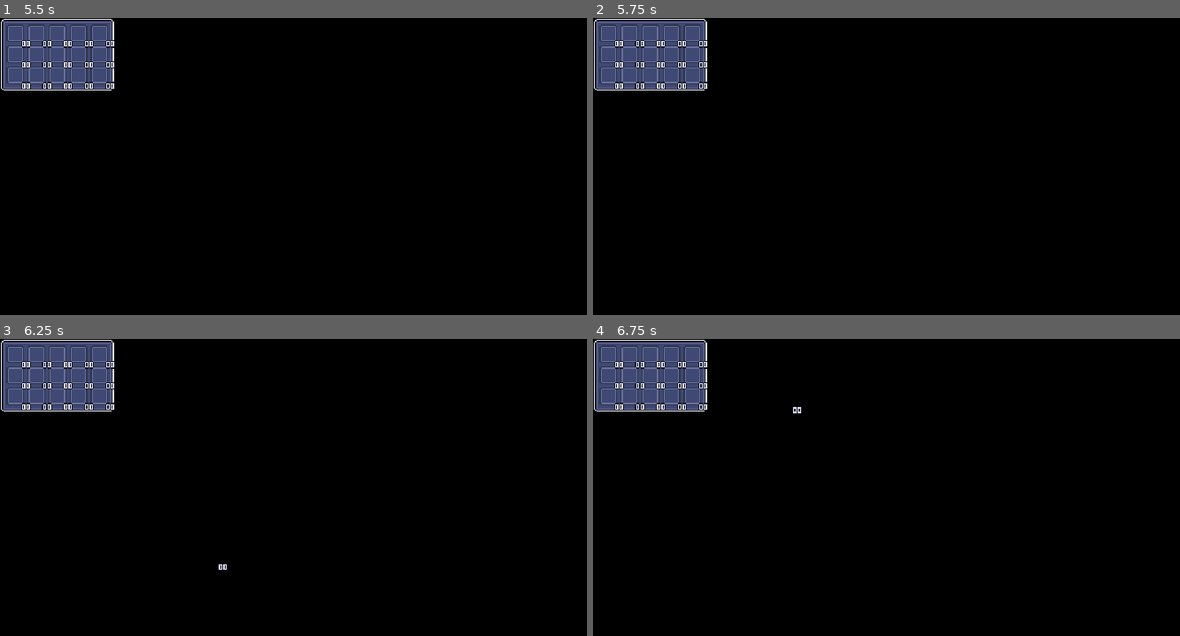
Above: before the commit, frames 1-4 (two rows, left to right).
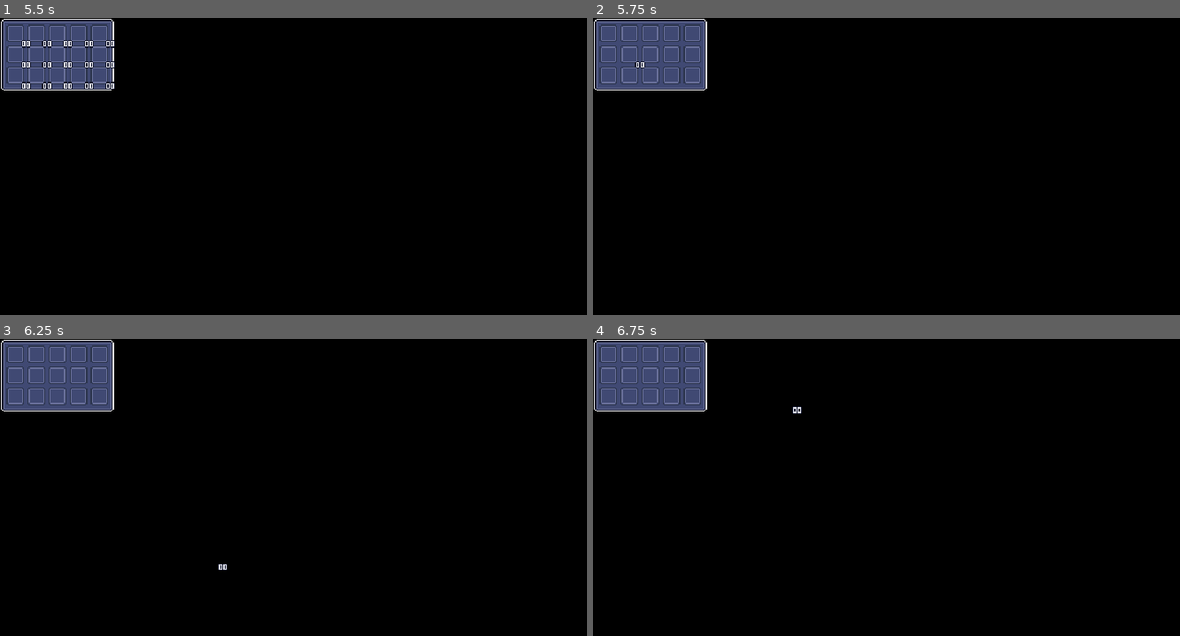
Above: after the commit, the same moments.

Repository: joesobo/EcoSystem
Game: Godot game, scene res://scenes/storage_menu.tscn
Same seed, same stepped clock (60 frames per second), same inputs: the game is played once before the commit and once after it. This scene is started directly instead of the project's main scene.
Inputs (mouse positions are in pixels of both pictures, inside the frame that each line leads up to):
- Up to frame 1 (5.5 s): tap Enter at 0.5, 2, 3.5 s; drag from (17, 32) to (422, 130) at 0.52 s; tap Space at 1.25, 2.75, 4.25 s; drag from (35, 32) to (316, 297) at 1.27 s; move the mouse to (58, 32) at 2.02 s; hold G (place_storage) 2.03-2.75 s; click (58, 32) at 2.17 s; drag from (76, 32) to (140, 157) at 2.77 s; drag from (99, 32) to (387, 216) at 3.52 s; drag from (17, 53) to (246, 116) at 4.27 s; move the mouse to (35, 53) at 5.02 s; hold G (place_storage) from 5.03 s (still down); click (35, 53) at 5.17 s
- Up to frame 2 (5.75 s): keep holding G (place_storage); tap R (sort_inventory, bound only after the commit) at 5.65 s
- Up to frame 3 (6.25 s): release G (place_storage) at 5.75 s; drag from (58, 374) to (211, 558) at 5.77 s
- Up to frame 4 (6.75 s): drag from (669, 374) to (1015, 451) at 6.52 s

Frame 1 is identical in both runs. In frame 2, 0.5% of the frame differs, in the area x 3-20%, y 7-25%; in frame 3, 0.6%; in frame 4, 0.6%.
Error before the commit: Invalid access to property or key 'items' on a base object of type 'Nil'. (res://scripts/ui/root_menu.gd:213)
Error after the commit: Invalid access to property or key 'items' on a base object of type 'Nil'. (res://scripts/ui/root_menu.gd:262)

Commit message:
sorting

Diff:
--- a/project.godot
+++ b/project.godot
@@ -56,6 +56,11 @@
 "events": [Object(InputEventKey,"resource_local_to_scene":false,"resource_name":"","device":-1,"window_id":0,"alt_press …(182 unchanged characters)…
 ]
 }
+sort_inventory={
+"deadzone": 0.5,
+"events": [Object(InputEventKey,"resource_local_to_scene":false,"resource_name":"","device":-1,"window_id":0,"alt_pressed":false,"shift_pressed":false,"ctrl_pressed":false,"meta_pressed":false,"pressed":false,"keycode":0,"physical_keycode":82,"key_label":0,"unicode":114,"echo":false,"script":null)
+]
+}
 
 [layer_names]
 
--- a/scripts/items/Item.gd
+++ b/scripts/items/Item.gd
@@ -5,17 +5,15 @@
 @export var id: int
 @export var label: String
 @export var icon: String
-@export var stackable: bool
 @export var quantity: int = 1
 @export var max_quantity: int = 99
 
-func _init(id: int, label: String, icon: String, stackable: bool, quantity: int = 1, max_quantity: int = 99):
+func _init(id: int, label: String, icon: String, quantity: int = 1, max_quantity: int = 99):
 	self.id = id
 	self.label = label
 	self.icon = icon
-	self.stackable = stackable
 	self.quantity = quantity
 	self.max_quantity = max_quantity
 
 func clone() -> Item:
-	return Item.new(self.id, self.label, self.icon, self.stackable, self.quantity, self.max_quantity)
+	return Item.new(self.id, self.label, self.icon, self.quantity, self.max_quantity)
--- a/scripts/items/ItemDefinition.gd
+++ b/scripts/items/ItemDefinition.gd
@@ -16,8 +16,8 @@
 			item_data[key].id,
 			item_data[key].label,
 			item_data[key].icon,
-			item_data[key].stackable,
-			quantity
+			quantity,
+			item_data[key].max_quantity,
 		)
 
 		items.append(new_item)
--- a/scripts/items/items.json
+++ b/scripts/items/items.json
@@ -3,13 +3,13 @@
 		"id": 1,
 		"label": "Test Item 1",
 		"icon": "Item1.png",
-		"stackable": false
+		"quantity": 64,
+		"max_quantity": 64
 	},
 	"item2": {
 		"id": 2,
 		"label": "Test Item 2",
 		"icon": "Item2.png",
-		"stackable": true,
 		"max_quantity": 10
 	}
 }
--- a/scripts/ui/root_menu.gd
+++ b/scripts/ui/root_menu.gd
@@ -36,6 +36,9 @@
 			if slot.get_child(0).get_global_rect().has_point(event.position) and !dragged_slots.has(slot.slotIndex):
 				if !menu.items[slot.slotIndex] is Item or menu.items[slot.slotIndex].id == follow_mouse_object.item.id:
 					dragged_slots.append(slot.slotIndex)
+
+	if event.is_action_pressed("sort_inventory"):
+		sort_inventory()
 
 func _process(_delta):
 	if follow_mouse_object != null:
@@ -82,7 +85,7 @@
 func _on_slot_drag_end(slot_index: int, event: InputEvent):
 	if dragging_items:
 		if dragged_slots.size() > 1:
-			distribute_items_across_slots(event)
+			distribute_items_across_slots()
 		else:
 			handle_item_place(slot_index, event)
 	set_slot(slot_index, menu.items[slot_index])
@@ -93,7 +96,7 @@
 	start_slot_index = -1
 	dragged_slots.clear()
 
-func distribute_items_across_slots(event: InputEvent):
+func distribute_items_across_slots():
 	if follow_mouse_object and dragged_slots.size() >= 1:
 		var total_quantity = follow_mouse_object.item.quantity
 		var slots_count = dragged_slots.size()
@@ -123,6 +126,52 @@
 
 		follow_mouse_object.queue_free()
 		follow_mouse_object = null
+
+func sort_inventory():
+	var combined_items = {}
+
+	# combine items by id
+	for slot in slots:
+		if slot.item is Item:
+			var item = slot.item
+			print(item.max_quantity)
+			if item.id in combined_items:
+				var remaining_quantity = item.quantity
+				for combined_item in combined_items[item.id]:
+					var available_space = combined_item.max_quantity - combined_item.quantity
+					if remaining_quantity <= available_space:
+						combined_item.quantity += remaining_quantity
+						remaining_quantity = 0
+						break
+					else:
+						remaining_quantity -= available_space
+						combined_item.quantity = combined_item.max_quantity
+
+				while remaining_quantity > 0:
+					var new_quantity = min(remaining_quantity, item.max_quantity)
+					var new_item = item.clone()
+					new_item.quantity = new_quantity
+					combined_items[item.id].append(new_item)
+					remaining_quantity -= new_quantity
+			else:
+				combined_items[item.id] = [item.clone()]
+
+	# sort combined items
+	var sorted_inventory = []
+	var sorted_keys = combined_items.keys()
+	sorted_keys.sort()
+
+	for key in sorted_keys:
+		sorted_inventory += combined_items[key]
+
+	# clear old inventory
+	for slot in slots:
+		slot.clear_slot()
+
+	# place sorted inventory
+	for i in range(sorted_inventory.size()):
+		menu.items[i] = sorted_inventory[i]
+		set_slot(i, menu.items[i])
 
 func init_follow_mouse_slot():
 	follow_mouse_object = slot_scene.instantiate()
